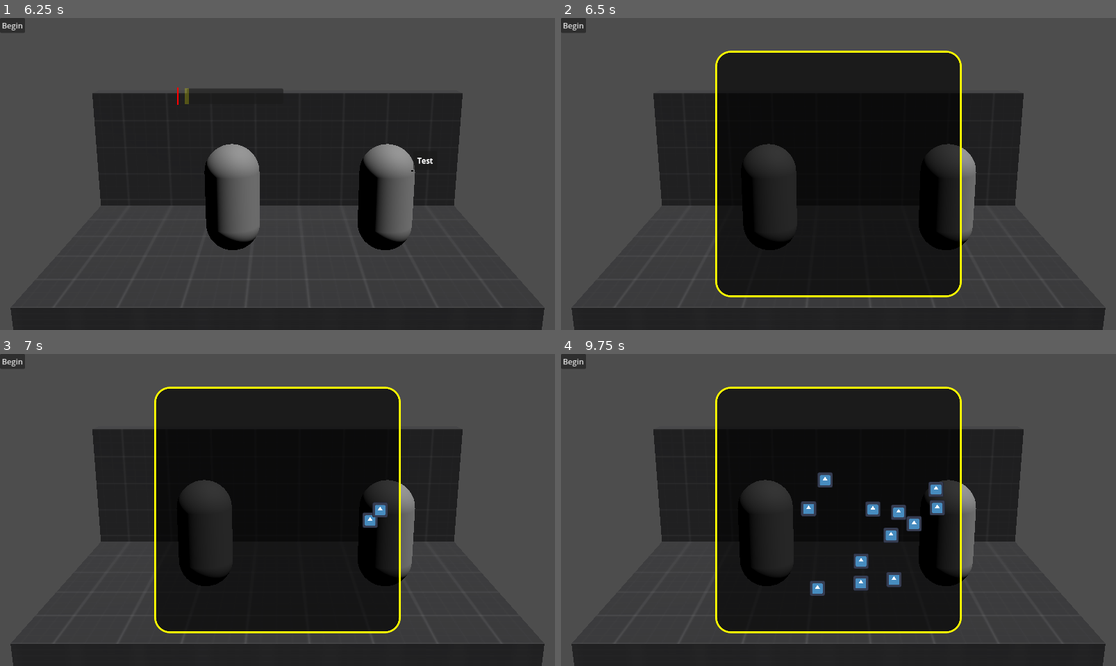
Above: before the commit, frames 1-4 (two rows, left to right).
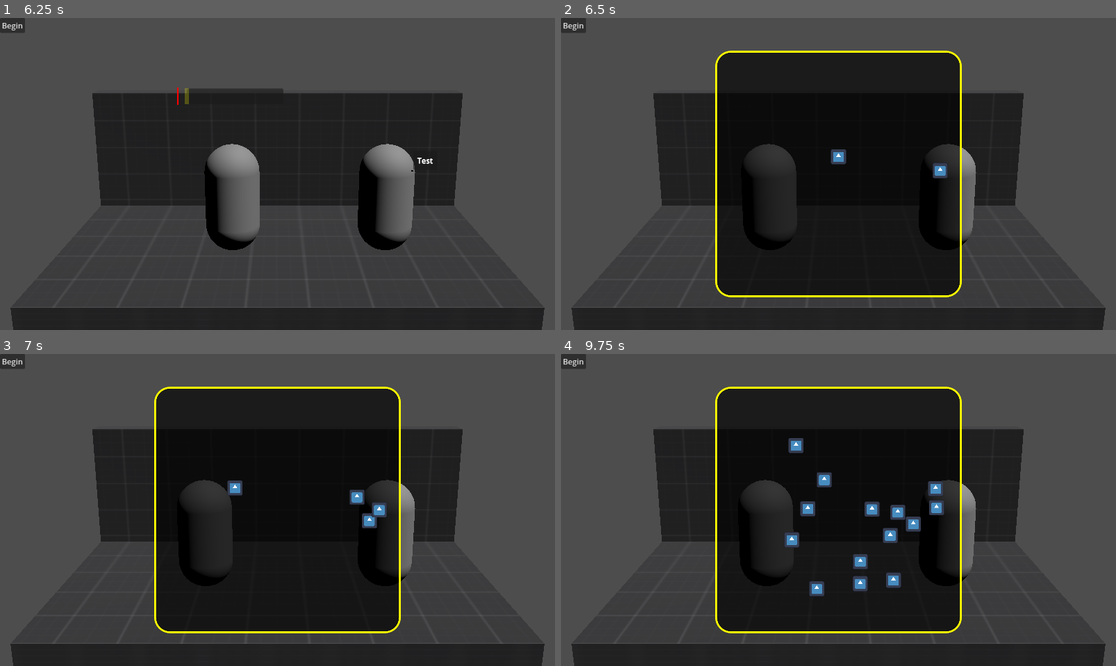
Above: after the commit, the same moments.

Repository: hwcgames/legume-mirror
Game: Godot game, scene res://battle/stage/debug_battle.tscn
Same seed, same stepped clock (60 frames per second), same inputs: the game is played once before the commit and once after it. The engine's default icon, where the game draws it, is replaced by a stand-in: a white triangle on a blue panel in a dark square.
Inputs:
- Up to frame 1 (6.25 s): click "Begin" at 0.5 s; click "Begin" at 1.25 s; click "Basic Attack" at 2 s; click "Enemy1" at 2.75 s; tap Enter (ui_accept) at 3.5, 3.77, 4.52, 5.75, 6.02 s; hold Right (ui_right) 3.53-4.28 s; hold Down (ui_down) 4.28-5.03 s; hold Right (ui_right) 5.03-5.78 s; hold Up (ui_up) from 5.78 s (still down)
- Up to frame 2 (6.5 s): keep holding Up (ui_up)
- Up to frame 3 (7 s): release Up (ui_up) at 6.53 s; hold Left (ui_left) from 6.53 s (still down); tap Enter (ui_accept) at 6.77 s
- Up to frame 4 (9.75 s): tap Enter (ui_accept) at 7.52, 9.02 s; release Left (ui_left) at 8.03 s; hold Down (ui_down) 8.03-8.78 s; hold Right (ui_right) 8.78-9.53 s; hold Up (ui_up) from 9.53 s (still down)

Frame 1 is identical in both runs. In frame 2, 0.3% of the frame differs, in the area x 48-70%, y 42-52%; in frame 3, 0.3%; in frame 4, 0.8%, in the area x 40-70%, y 26-78%.

Commit message:
cowmaxxing frfr millions must graze

Diff:
--- a/actor/enemy.gd
+++ b/actor/enemy.gd
@@ -26,6 +26,7 @@
 	var lock = await battlefield.shared_lock()
 	if planned_pattern != null:
 		var board = planned_pattern.create(battlefield)
+		await get_tree().process_frame
 		battlefield.battle_board.add_pattern(board)
 		await board.done
 	lock.call()
--- a/actor/party_member.gd
+++ b/actor/party_member.gd
@@ -39,3 +39,8 @@
 	await get_tree().create_timer(0.5).timeout
 	lock.call()
 	await tw.finished
+
+func _enemy_action():
+	await get_tree().process_frame
+	if battlefield.battle_board.souls.is_empty():
+		battlefield.battle_board.add_soul(preload("uid://r8iv2h12xgwc").instantiate())
--- a/battle/battle_board.gd
+++ b/battle/battle_board.gd
@@ -4,6 +4,7 @@
 @onready var bg := %BattleBackground
 @onready var world := %BattleWorld
 @onready var field: Battlefield = get_parent()
+var souls: Array[Node2D] = []
 
 func appear():
 	show()
@@ -14,3 +15,8 @@
 func add_pattern(pattern: Control):
 	world.add_child(pattern)
 	pass
+
+func add_soul(soul: Node2D):
+	souls.push_back(soul)
+	%BattleWorld.add_child(soul)
+	soul.global_position = %SoulHome.global_position
--- a/battle/battle_board.tscn
+++ b/battle/battle_board.tscn
@@ -25,6 +25,7 @@
 script = ExtResource("1_yemxs")
 
 [node name="BattleParent" type="MarginContainer" parent="."]
+unique_name_in_owner = true
 custom_minimum_size = Vector2(512, 512)
 anchors_preset = 8
 anchor_left = 0.5
@@ -55,3 +56,16 @@
 clip_children = 1
 layout_mode = 2
 theme_override_styles/panel = SubResource("StyleBoxFlat_5jau5")
+
+[node name="Landmarks" type="Control" parent="BattleParent"]
+layout_mode = 2
+
+[node name="SoulHome" type="Control" parent="BattleParent/Landmarks"]
+unique_name_in_owner = true
+layout_mode = 1
+anchor_left = 0.5
+anchor_top = 0.5
+anchor_right = 0.5
+anchor_bottom = 0.5
+grow_horizontal = 2
+grow_vertical = 2
--- a/battle/bullet/test.tscn
+++ b/battle/bullet/test.tscn
@@ -3,20 +3,35 @@
 [ext_resource type="Texture2D" uid="uid://bky25goc74wma" path="res://icon.svg" id="1_qds61"]
 
 [sub_resource type="GDScript" id="GDScript_qds61"]
-script/source = "extends AnimatableBody2D
+script/source = "extends Area2D
+
+var battlefield: Battlefield
+@export var damage: int = 5
+var velocity: Vector2
 
 func _ready():
 	await get_tree().create_timer(5).timeout
 	queue_free()
 
 func _physics_process(delta: float) -> void:
-	global_position += constant_linear_velocity * delta
+	global_position += velocity * delta
+
+func _on_graze_player(soul: Node2D):
+	print(\"Grazed \", soul);
+
+func _on_hurt_player(soul: Node2D):
+	print(\"Bullet \", self, \" hits \", soul)
+	var players = battlefield.players.filter(func(p): return p.alive)
+	if players.is_empty():
+		return
+	var target: PartyMember = players[randi_range(0, len(players)-1)]
+	target.take_damage(damage)
 "
 
 [sub_resource type="CircleShape2D" id="CircleShape2D_6xoxa"]
 radius = 16.0
 
-[node name="Test" type="AnimatableBody2D"]
+[node name="Test" type="Area2D"]
 script = SubResource("GDScript_qds61")
 
 [node name="Sprite2D" type="Sprite2D" parent="."]
--- a/battle/pattern/test.tscn
+++ b/battle/pattern/test.tscn
@@ -14,15 +14,17 @@
 func _ready():
 	get_tree().create_timer(30.).timeout.connect(get_parent().done.emit)
 	while true:
-		var bullet: AnimatableBody2D = preload(\"res://battle/bullet/test.tscn\").instantiate()
-		bullet.constant_linear_velocity = (Vector2.LEFT * 100).rotated(deg_to_rad(randf_range(-60, 60)))
+		var bullet: Node2D = preload(\"res://battle/bullet/test.tscn\").instantiate()
+		bullet.velocity = (Vector2.LEFT * 100).rotated(deg_to_rad(randf_range(-60, 60)))
 		bullet.position = position
-		get_parent().add_child(bullet)
+		bullet.battlefield = get_parent().battlefield
+		get_node(\"../../\").add_child(bullet)
 		await get_tree().create_timer(0.25).timeout
 "
 
 [node name="Test" type="Control"]
 layout_mode = 3
+anchors_preset = 15
 anchor_right = 1.0
 anchor_bottom = 1.0
 grow_horizontal = 2
@@ -31,6 +33,7 @@
 
 [node name="Emitter" type="Control" parent="."]
 layout_mode = 1
+anchors_preset = 6
 anchor_left = 1.0
 anchor_top = 0.5
 anchor_right = 1.0
--- /dev/null
+++ b/battle/soul/soul.gd
@@ -0,0 +1,68 @@
+extends Node2D
+
+@export var speed: float = 196.
+@export var janky_diagonals: bool = false
+@export var border_margin: float = 8.
+
+# Called when the node enters the scene tree for the first time.
+func _ready() -> void:
+	pass # Replace with function body.
+
+
+# Called every frame. 'delta' is the elapsed time since the previous frame.
+func _physics_process(delta: float) -> void:
+	move(delta)
+	clip_to_world()
+	if !grazers.is_empty():
+		graze_state.travel("near")
+	else:
+		graze_state.travel("idle")
+	pass
+
+func move(delta: float):
+	var command = Input.get_vector("ui_left", "ui_right", "ui_up", "ui_down")
+	if command.length() > 1. and not janky_diagonals:
+		command = command.normalized()
+	var movement = command * speed * delta
+	position += movement
+
+func clip_to_world():
+	var battle_world: Control = get_parent();
+	var world_rect = battle_world.get_rect().grow(-border_margin)
+	world_rect.position -= battle_world.position
+	position = position.clamp(world_rect.position, world_rect.position + world_rect.size)
+
+@onready var graze_state: AnimationNodeStateMachinePlayback = %GrazeAnimator.get("parameters/playback")
+
+var grazers: Array[Node] = []
+var already_grazed: Array[Node] = []
+
+func _on_graze(area: Node) -> void:
+	if not area.has_method("_on_graze_player"):
+		if area.get_parent() != null:
+			_on_graze(area.get_parent())
+		return
+	if area in already_grazed:
+		return
+	already_grazed.push_back(area)
+	grazers.push_back(area)
+
+func _on_graze_exited(area: Node) -> void:
+	if not area.has_method("_on_graze_player"):
+		if area.get_parent() != null:
+			_on_graze_exited(area.get_parent())
+		return
+	if not area in grazers:
+		return
+	grazers.remove_at(grazers.find(area))
+	graze_state.start("tick")
+	area._on_graze_player(self)
+
+func _on_hurt(area: Node) -> void:
+	if not area.has_method("_on_hurt_player"):
+		if area.get_parent() != null:
+			_on_hurt(area.get_parent())
+		return
+	if area in grazers:
+		grazers.remove_at(grazers.find(area))
+	area._on_hurt_player(self)
--- /dev/null
+++ b/battle/soul/soul.tscn
@@ -0,0 +1,185 @@
+[gd_scene load_steps=23 format=3 uid="uid://r8iv2h12xgwc"]
+
+[ext_resource type="Texture2D" uid="uid://bky25goc74wma" path="res://icon.svg" id="1_fckym"]
+[ext_resource type="Script" uid="uid://blt210xa2bynh" path="res://battle/soul/soul.gd" id="1_i6ykd"]
+
+[sub_resource type="AnimationNodeAnimation" id="AnimationNodeAnimation_i6ykd"]
+animation = &"fade"
+
+[sub_resource type="AnimationNodeAnimation" id="AnimationNodeAnimation_qmes5"]
+animation = &"idle"
+
+[sub_resource type="AnimationNodeAnimation" id="AnimationNodeAnimation_23fid"]
+animation = &"near"
+
+[sub_resource type="AnimationNodeAnimation" id="AnimationNodeAnimation_f8vn6"]
+animation = &"tick"
+
+[sub_resource type="AnimationNodeStateMachineTransition" id="AnimationNodeStateMachineTransition_mtukf"]
+advance_mode = 2
+
+[sub_resource type="AnimationNodeStateMachineTransition" id="AnimationNodeStateMachineTransition_0q1v6"]
+advance_condition = &"near"
+
+[sub_resource type="AnimationNodeStateMachineTransition" id="AnimationNodeStateMachineTransition_g62d8"]
+advance_condition = &"tick"
+
+[sub_resource type="AnimationNodeStateMachineTransition" id="AnimationNodeStateMachineTransition_2rcvc"]
+switch_mode = 2
+advance_mode = 2
+
+[sub_resource type="AnimationNodeStateMachineTransition" id="AnimationNodeStateMachineTransition_15k5s"]
+advance_condition = &"far"
+
+[sub_resource type="AnimationNodeStateMachineTransition" id="AnimationNodeStateMachineTransition_5orvj"]
+switch_mode = 2
+advance_mode = 2
+
+[sub_resource type="AnimationNodeStateMachineTransition" id="AnimationNodeStateMachineTransition_i6ykd"]
+advance_condition = &"near"
+
+[sub_resource type="AnimationNodeStateMachine" id="AnimationNodeStateMachine_rtojw"]
+states/Start/position = Vector2(174, 100)
+states/fade/node = SubResource("AnimationNodeAnimation_i6ykd")
+states/fade/position = Vector2(415, 44)
+states/idle/node = SubResource("AnimationNodeAnimation_qmes5")
+states/idle/position = Vector2(321, 100)
+states/near/node = SubResource("AnimationNodeAnimation_23fid")
+states/near/position = Vector2(321, -19)
+states/tick/node = SubResource("AnimationNodeAnimation_f8vn6")
+states/tick/position = Vector2(321, -110)
+transitions = ["Start", "idle", SubResource("AnimationNodeStateMachineTransition_mtukf"), "idle", "near", SubResource("AnimationNodeStateMachineTransition_0q1v6"), "near", "tick", SubResource("AnimationNodeStateMachineTransition_g62d8"), "tick", "near", SubResource("AnimationNodeStateMachineTransition_2rcvc"), "near", "fade", SubResource("AnimationNodeStateMachineTransition_15k5s"), "fade", "idle", SubResource("AnimationNodeStateMachineTransition_5orvj"), "fade", "near", SubResource("AnimationNodeStateMachineTransition_i6ykd")]
+graph_offset = Vector2(16, -147)
+
+[sub_resource type="Animation" id="Animation_kkp84"]
+resource_name = "idle"
+tracks/0/type = "value"
+tracks/0/imported = false
+tracks/0/enabled = true
+tracks/0/path = NodePath(".:modulate")
+tracks/0/interp = 1
+tracks/0/loop_wrap = true
+tracks/0/keys = {
+"times": PackedFloat32Array(0),
+"transitions": PackedFloat32Array(1),
+"update": 0,
+"values": [Color(1, 1, 1, 0)]
+}
+
+[sub_resource type="Animation" id="Animation_sqc3j"]
+resource_name = "near"
+tracks/0/type = "value"
+tracks/0/imported = false
+tracks/0/enabled = true
+tracks/0/path = NodePath(".:modulate")
+tracks/0/interp = 1
+tracks/0/loop_wrap = true
+tracks/0/keys = {
+"times": PackedFloat32Array(0),
+"transitions": PackedFloat32Array(1),
+"update": 0,
+"values": [Color(1, 1, 1, 0.39215687)]
+}
+
+[sub_resource type="Animation" id="Animation_k551v"]
+resource_name = "tick"
+length = 0.5
+tracks/0/type = "value"
+tracks/0/imported = false
+tracks/0/enabled = true
+tracks/0/path = NodePath(".:modulate")
+tracks/0/interp = 2
+tracks/0/loop_wrap = false
+tracks/0/keys = {
+"times": PackedFloat32Array(0, 0.5),
+"transitions": PackedFloat32Array(1, 0.12074238),
+"update": 0,
+"values": [Color(1, 1, 1, 1), Color(1, 1, 1, 0.39215687)]
+}
+
+[sub_resource type="Animation" id="Animation_4f6y7"]
+resource_name = "fade"
+tracks/0/type = "value"
+tracks/0/imported = false
+tracks/0/enabled = true
+tracks/0/path = NodePath(".:modulate")
+tracks/0/interp = 2
+tracks/0/loop_wrap = false
+tracks/0/keys = {
+"times": PackedFloat32Array(0, 1),
+"transitions": PackedFloat32Array(1, 1.7411015),
+"update": 0,
+"values": [Color(1, 1, 1, 0.39215684), Color(1, 1, 1, 0)]
+}
+
+[sub_resource type="Animation" id="Animation_tl2es"]
+length = 0.001
+tracks/0/type = "value"
+tracks/0/imported = false
+tracks/0/enabled = true
+tracks/0/path = NodePath(".:modulate")
+tracks/0/interp = 1
+tracks/0/loop_wrap = true
+tracks/0/keys = {
+"times": PackedFloat32Array(0),
+"transitions": PackedFloat32Array(1),
+"update": 0,
+"values": [Color(1, 1, 1, 1)]
+}
+
+[sub_resource type="AnimationLibrary" id="AnimationLibrary_n6omp"]
+_data = {
+&"RESET": SubResource("Animation_tl2es"),
+&"fade": SubResource("Animation_4f6y7"),
+&"idle": SubResource("Animation_kkp84"),
+&"near": SubResource("Animation_sqc3j"),
+&"tick": SubResource("Animation_k551v")
+}
+
+[sub_resource type="RectangleShape2D" id="RectangleShape2D_fckym"]
+size = Vector2(48, 48)
+
+[sub_resource type="RectangleShape2D" id="RectangleShape2D_i6ykd"]
+size = Vector2(12, 12)
+
+[node name="Soul" type="Node2D"]
+script = ExtResource("1_i6ykd")
+
+[node name="Sprite2D" type="Sprite2D" parent="."]
+position = Vector2(2.3841858e-07, 2.3841858e-07)
+scale = Vector2(0.24999999, 0.24999999)
+texture = ExtResource("1_fckym")
+
+[node name="Line2D" type="Line2D" parent="."]
+points = PackedVector2Array(24, -24, 24, 24, 0.04733658, 24, -24, 24, -24, -24, 0, -24)
+closed = true
+width = 2.0
+
+[node name="GrazeAnimator" type="AnimationTree" parent="Line2D"]
+unique_name_in_owner = true
+root_node = NodePath("%GrazeAnimator/..")
+tree_root = SubResource("AnimationNodeStateMachine_rtojw")
+anim_player = NodePath("../AnimationPlayer")
+parameters/conditions/far = false
+parameters/conditions/near = false
+parameters/conditions/tick = false
+
+[node name="AnimationPlayer" type="AnimationPlayer" parent="Line2D"]
+libraries = {
+&"": SubResource("AnimationLibrary_n6omp")
+}
+
+[node name="Graze" type="Area2D" parent="."]
+
+[node name="GrazeShape" type="CollisionShape2D" parent="Graze"]
+shape = SubResource("RectangleShape2D_fckym")
+debug_color = Color(0, 0.6, 0.69803923, 0.09411765)
+
+[node name="Hurt" type="Area2D" parent="."]
+
+[node name="HurtShape" type="CollisionShape2D" parent="Hurt"]
+shape = SubResource("RectangleShape2D_i6ykd")
+
+[connection signal="area_entered" from="Graze" to="." method="_on_graze"]
+[connection signal="area_exited" from="Graze" to="." method="_on_graze_exited"]
+[connection signal="area_entered" from="Hurt" to="." method="_on_hurt"]
Not shown, added: battle/soul/soul.gd.uid
